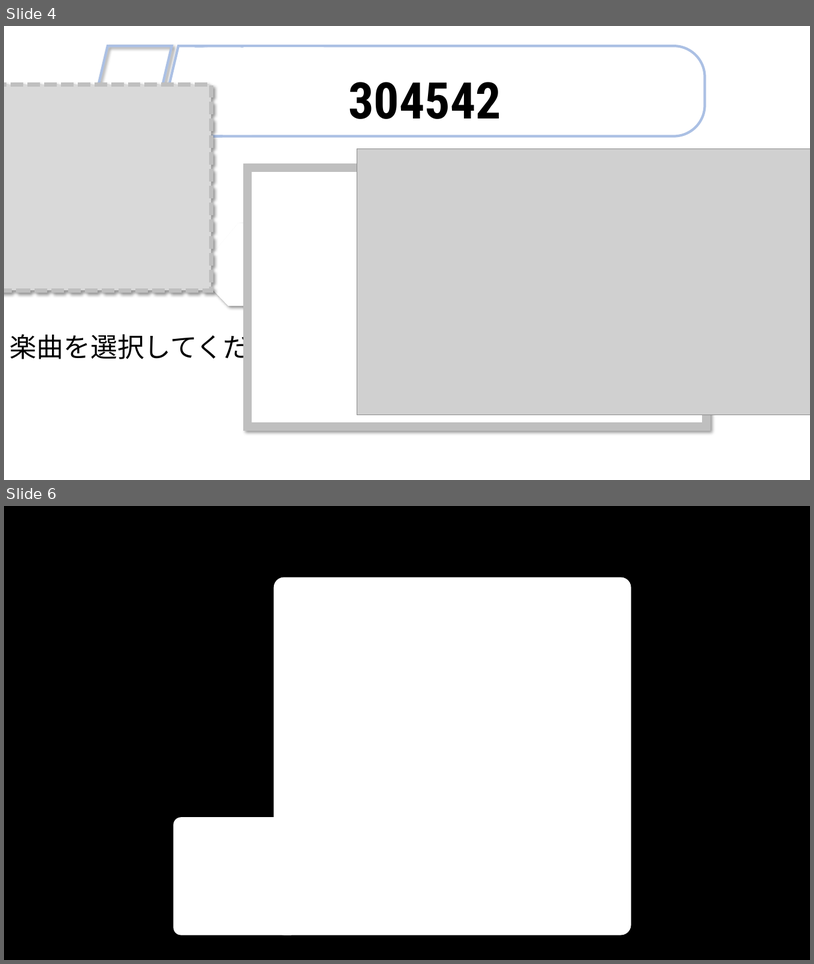
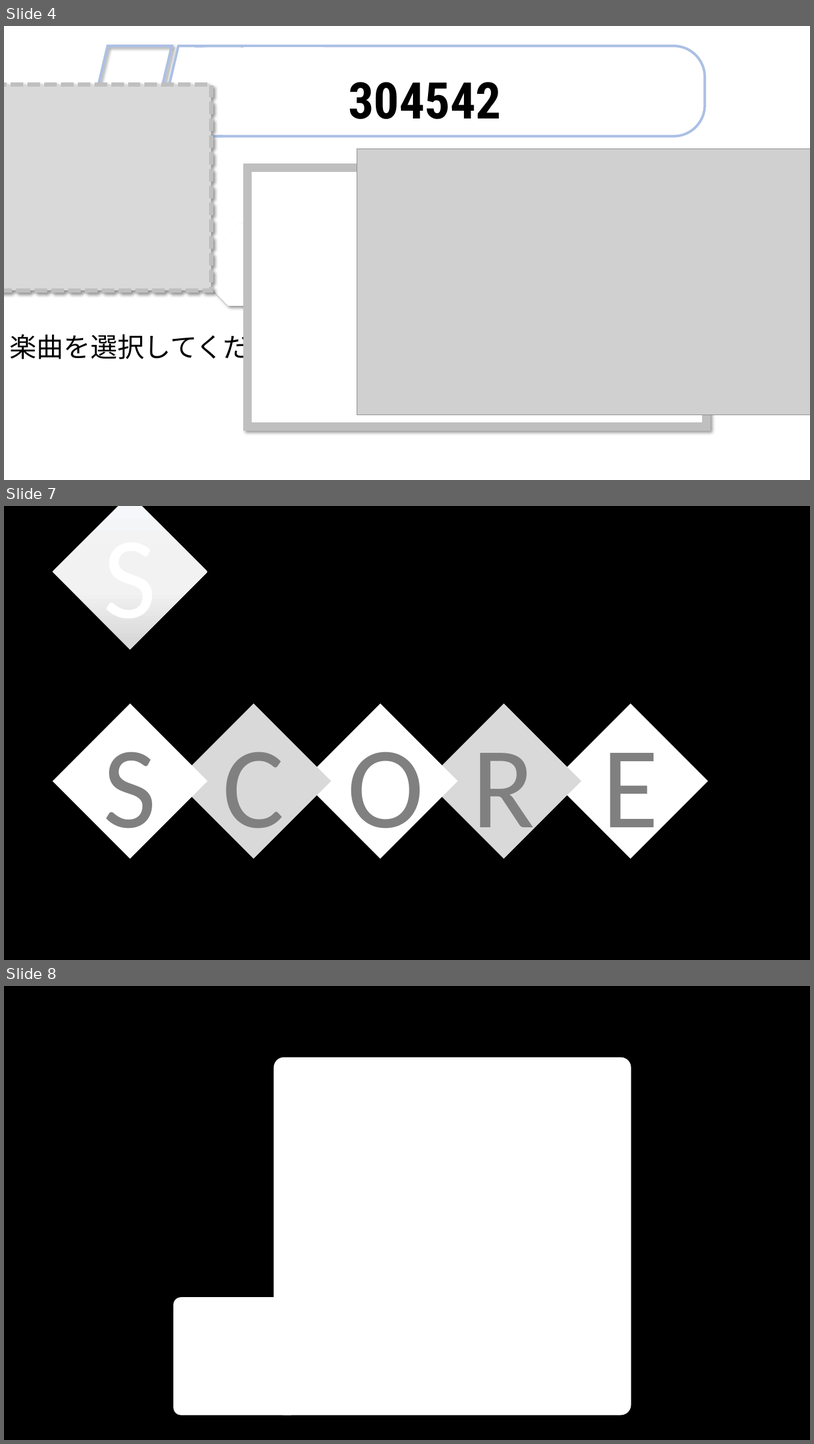
Before and after one commit to YuukiReiya/RhythmGame, a slide deck: resource.pptx. Shown one above the other, each under a label of ours: slides 4 and 6 before the commit, slides 4, 7 and 8 after it; the slides between them are not shown. The pictures are 814x964 and 814x1444 pixels, drawn with LibreOffice and Linux fonts; fonts in the diff are those of the drawing; grey boxes stand for pictures. Boxes give left, top, right and bottom in pixels: in the first picture for what was removed or moved away, otherwise in the second. Text is boxed around its words. In the diff, an @@ line names an element or a change of style, - is before the commit and + after.

```diff
--- a/resource.pptx
+++ b/resource.pptx
@@ slide 7 added at box(4, 506, 810, 960), background #000000 @@
@@ snip diag rect added at box(53, 506, 207, 649), fill gradient #F6F8FC to #F2F2F2 to #D9D9D9, 138 pt, text #FFFFFF @@
+S
@@ snip diag rect added at box(53, 703, 207, 858), fill #FFFFFF, 138 pt, text none @@
+S
@@ snip diag rect added at box(176, 703, 331, 858), fill #D9D9D9, 138 pt, text none @@
+C
@@ snip diag rect added at box(303, 703, 458, 858), fill #FFFFFF, 138 pt, text none @@
+O
@@ snip diag rect added at box(427, 703, 582, 858), fill #D9D9D9, 138 pt, text none @@
+R
@@ snip diag rect added at box(553, 703, 708, 858), fill #FFFFFF, 138 pt, text none @@
+E
@@ what was slide 6 is now slide 8 @@
```
Also in this commit, not shown: 2 slides changed, 5 other slides added, 2 slides removed.
